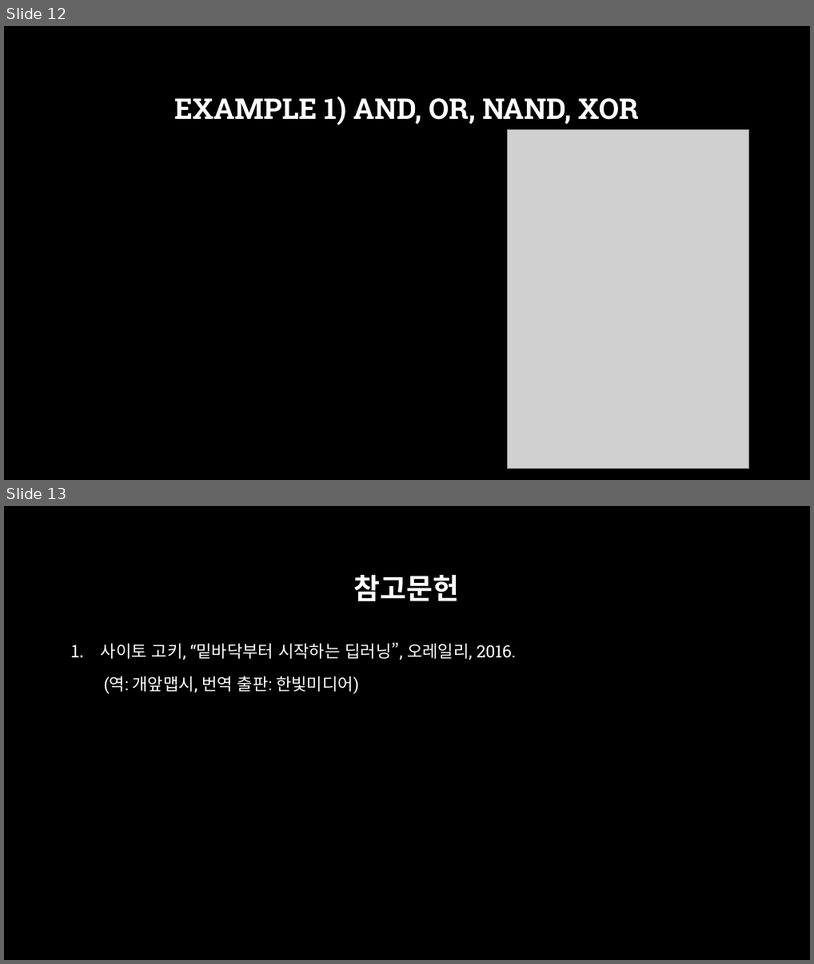
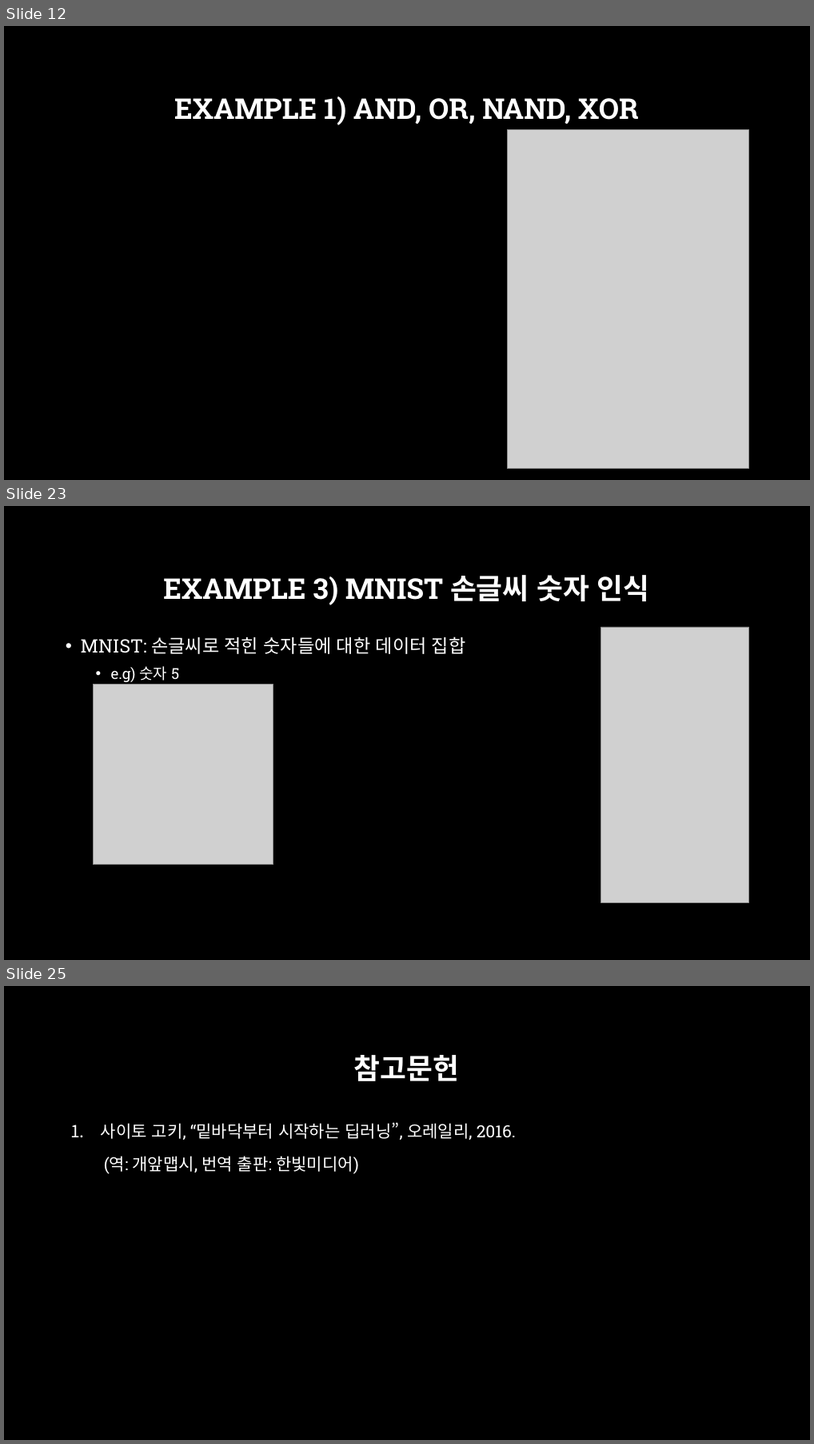
Before and after one commit to across0406/2017-GNU-Science-Camp-of-Computer-Science, a slide deck: ppt/4. 퍼셉트론 및 신경망.pptx. Shown one above the other, each under a label of ours: slides 12 and 13 before the commit, slides 12, 23 and 25 after it; the slides between them are not shown. The pictures are 814x964 and 814x1444 pixels, drawn with LibreOffice and Linux fonts; fonts in the diff are those of the drawing; grey boxes stand for pictures; background and template pictures are left out. Boxes give left, top, right and bottom in pixels: in the first picture for what was removed or moved away, otherwise in the second. Text is boxed around its words. In the diff, an @@ line names an element or a change of style, - is before the commit and + after.

```diff
--- a/ppt/4. 퍼셉트론 및 신경망.pptx
+++ b/ppt/4. 퍼셉트론 및 신경망.pptx
@@ slide 23 added at (4, 506, 810, 960), background picture (left out) @@
@@ title added at (163, 575, 650, 605), 34 pt, text #FFFFFF, bold @@
+EXAMPLE 3) MNIST 손글씨 숫자 인식
@@ text added at (81, 636, 466, 682), 22 pt, text #FFFFFF @@
+• MNIST: 손글씨로 적힌 숫자들에 대한 데이터 집합
+  • e.g) 숫자 5
@@ picture added at (601, 627, 750, 902) @@
@@ picture added at (93, 684, 274, 864) @@
@@ what was slide 13 is now slide 25 @@
```
Also in this commit, not shown: 5 slides changed, 11 other slides added, 9 other files.
